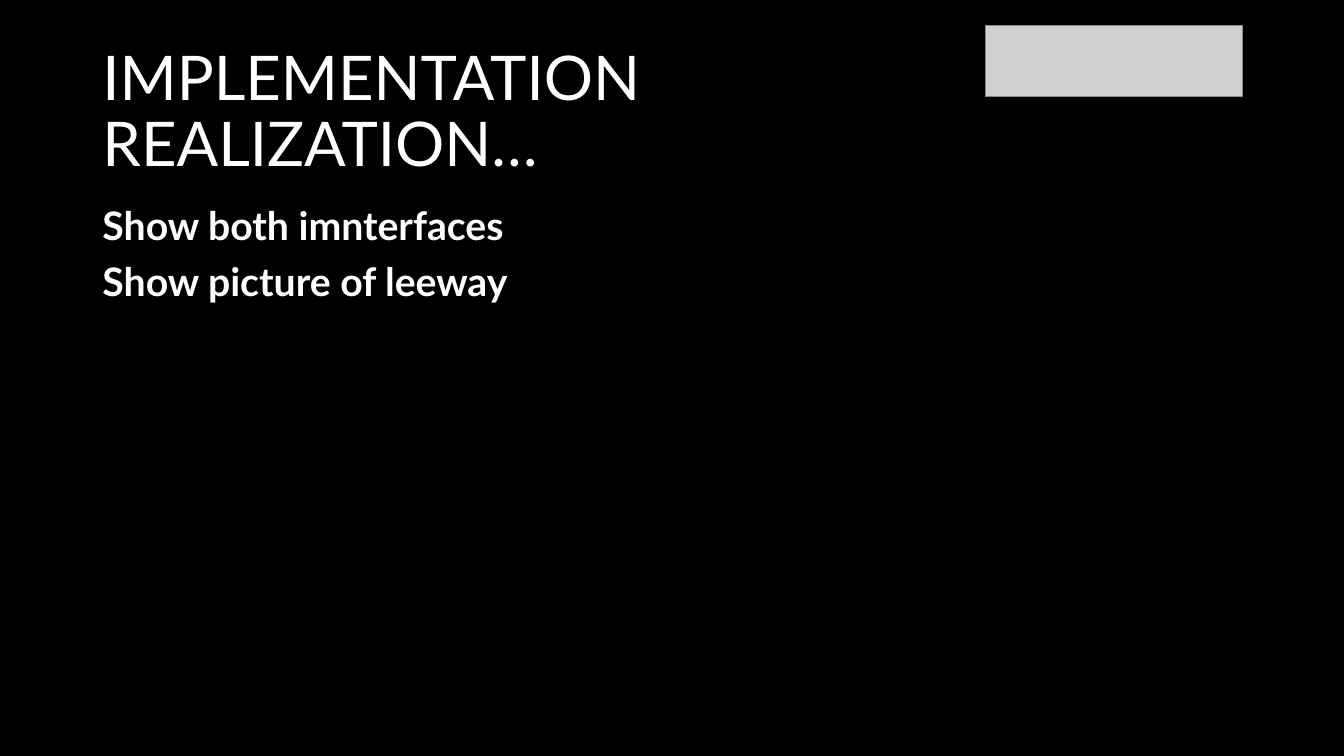
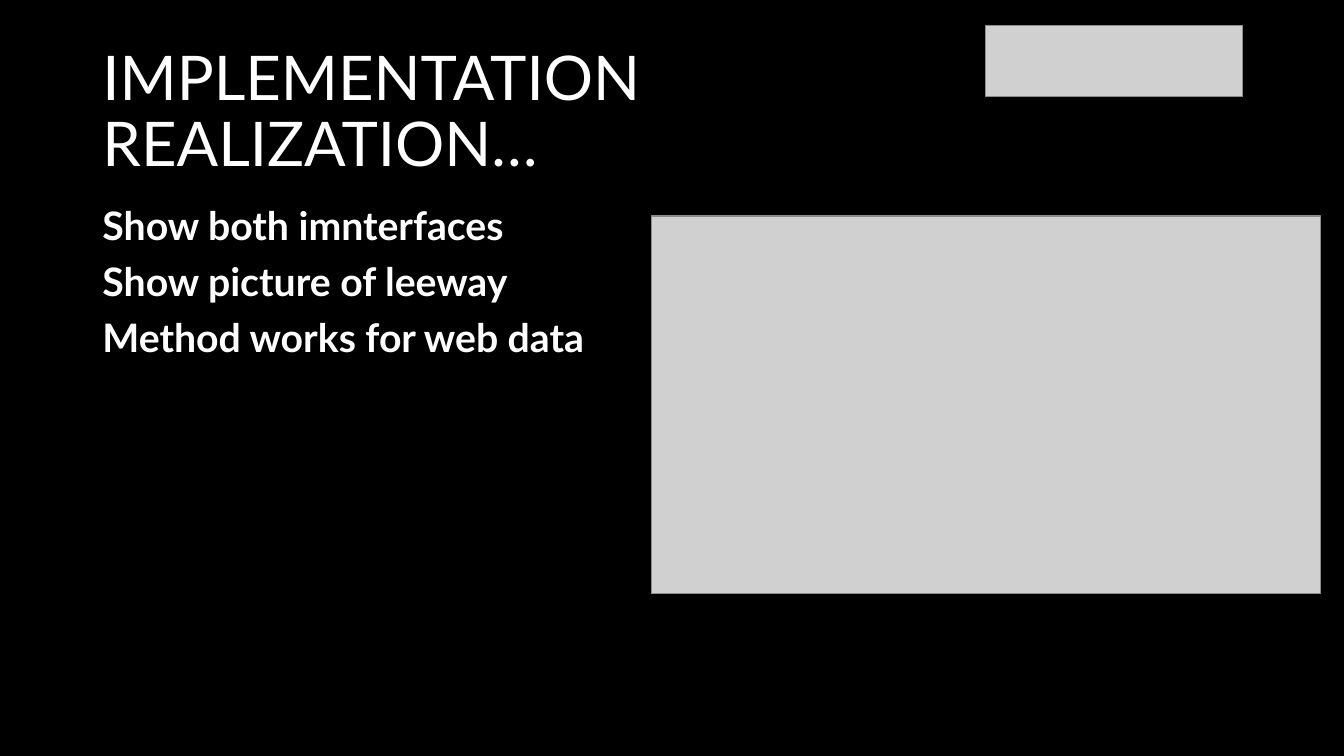
Before and after one commit to michaelgoldendev/unibrowser, a slide deck: slide 5 of presentation/unibrowser-presentation.pptx. Drawn at 1344x756 pixels with LibreOffice and Linux fonts; fonts in the diff are those of the drawing; grey boxes stand for pictures. Boxes give left, top, right and bottom in pixels: in the first picture for what was removed or moved away, otherwise in the second. Text is boxed around its words. In the diff, an @@ line names an element or a change of style, - is before the commit and + after.

```diff
--- a/presentation/unibrowser-presentation.pptx
+++ b/presentation/unibrowser-presentation.pptx
@@ picture added at [651,216,1320,593] @@
@@ text at [102,323,584,353]: paragraph added @@
+Method works for web data
```
Also in this commit, not shown: 2 other slides changed, 4 other files.
